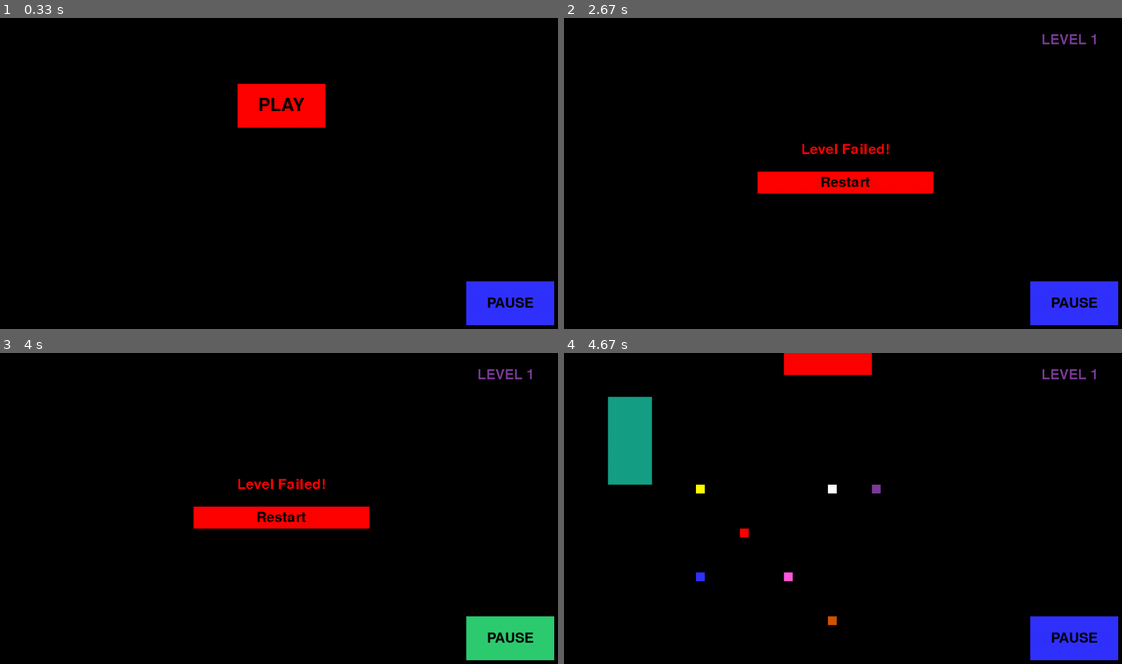
Above: before the commit, frames 1-4 (two rows, left to right).
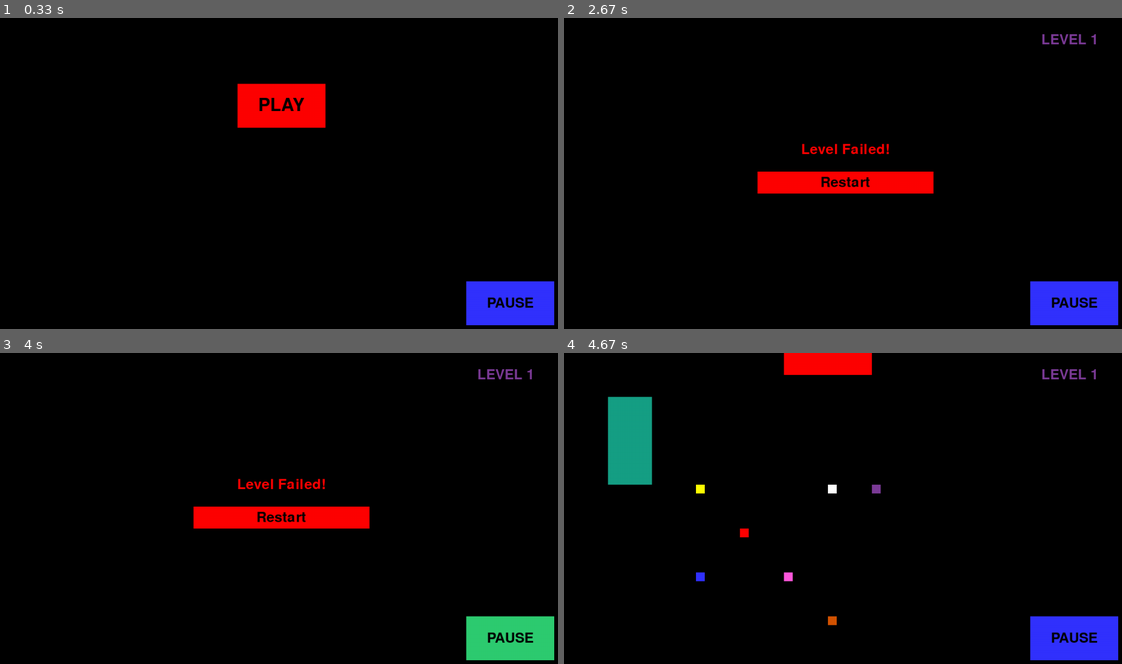
Above: after the commit, the same moments.

Repository: KUP9752/Kagan-Project
Game: pygame game, started from Project.py
The game is run twice, just before and just after one commit, with the same random seed, the same clock (stepped at 60 frames per second) and the same inputs.
Inputs (mouse positions are in pixels of both pictures, inside the frame that each line leads up to):
- Up to frame 1 (0.33 s): no input
- Up to frame 2 (2.67 s): click "PLAY" at 0.38 s; click "3" at 0.72 s; click "PAUSE" at 1.05 s; click "LEVELS" at 1.55 s; click (670, 129) at 1.88 s; hold D 2.17-2.63 s
- Up to frame 3 (4 s): click (485, 623) at 2.72 s; click (133, 393) at 3.05 s; click (496, 629) at 3.72 s
- Up to frame 4 (4.67 s): click (988, 561) at 4.05 s; click "Restart" at 4.38 s

Frame 1 is identical in both runs. In frame 2, 0.1% of the frame differs, in the area x 42-95%, y 5-44%; in frame 3, 0.1%; in frame 4, less than 0.1%.

Commit message:
glboal variables in text boxes can be removed

Diff:
--- a/Project.py
+++ b/Project.py
@@ -454,6 +454,8 @@
     key_group.empty()
     exit_group.empty()
 
+
+
 def map_creator(layout):
     for y in range(len(layout)):
         for x in range(len(layout[y])):
@@ -495,114 +497,12 @@
                 create_enemyobstacle(x*10,y*10,int(layout[y][x+1]))
 
 
-###----------------------- Sprite Creation -----------------------------###
-def create_player(x,y):
-    global player
-    player_group.empty()    # -- there can only be 1 player at one time!
-    player = Player(BLUE,x,y)
-    player_group.add(player)
-    all_sprites_group.add(player)
-
-def create_obstacle(x,y,w,h):
-    global obstacle
-    obstacle = Obstacle(x,y,w,h)
-    obstacle_group.add(obstacle)
-    all_sprites_group.add(obstacle)
-
-def create_exit(x,y,w,h):
-    global exit_
-    exitblock = Exit(x,y,w,h)
-    exit_group.add(exitblock)
-    all_sprites_group.add(exitblock)
-
-def create_key(x,y):
-    global key
-    key = Key(x,y)
-    key_group.add(key)
-    all_sprites_group.add(key)
-
-def create_enemy(x,y,e_type,facing):
-    global enemy
-
-    if e_type == 1:
-        enemy = Enemy1(x,y,facing)
-    elif e_type == 2:
-        enemy = Enemy2(x,y,facing)
-    elif e_type == 3:
-        enemy = Enemy3(x,y,facing)
-
-    enemy_group.add(enemy)
-    all_sprites_group.add(enemy)
-
-def create_enemyobstacle(x,y,facing):
-    global enemy_obs
-    enemy_obs = EnemyObstacle(x,y,facing)
-    enemyobs_group.add(enemy_obs)
-    all_sprites_group.add(enemy_obs)    #----!!!!!line should be hashed so that the enemyobs are not visible to the user
-
-
-
-
-
-###--------------------------------------------Text Boxes/Text Creator Functions----------------------------------###
-def leveltext_creator(num):
-    global leveltext
-    global leveltextRect
-    leveltext = bigfont.render('LEVEL '+ str(num),False, PURPLE)
-    leveltextRect = leveltext.get_rect()
-    leveltextRect.center = (1150,50)
-
-def pause_menu_title():
-    pausetext = bigfont.render('Pause Menu',False, BLUE)
-    pausetextRect = pausetext.get_rect()
-    pausetextRect.center = (640,200)
-    return screen.blit(pausetext, pausetextRect)
-
-def level_menu_title():
-    leveltitle = bigfont.render('Level Menu',False,BLUE)
-    leveltitleRect = leveltitle.get_rect()
-    leveltitleRect.center = (640,200)
-    return screen.blit(leveltitle,leveltitleRect)
-
-def key_col_text():     #text to display when key is collected
-    global keytext
-    global keytextRect
-    keytext = font.render('Key Collected',False, YELLOW)
-    keytextRect = keytext.get_rect()
-    keytextRect.center = (1150,550)
-    return screen.blit(keytext, keytextRect)
-
-def no_key_text():      #text to display when the key is not collected but the user tries to leave thru the door
-    global nokeytext
-    global nokeytextRect
-    nokeytext = font.render('Key was not collected', False, RED)
-    nokeytextRect = nokeytext.get_rect()
-    nokeytextRect.center = (1150,550)
-    return screen.blit(nokeytext,nokeytextRect)
-
-def level_complete_text():
-    global comptext
-    global comptextRect
-    comptext = bigfont.render('Level Completed!',False,GREEN)
-    comptextRect = comptext.get_rect()
-    comptextRect.center = (640,300)
-    return screen.blit(comptext, comptextRect)
-
 def level_complete(level):
     level = int(level) - 1
     level_colour_data[level] = [GREEN, AQUA]
 
-def level_failed_text():
-    global failedtext
-    global failedtextRect
-    failedtext = bigfont.render('Level Failed!', False, RED)
-    failedtextRect = failedtext.get_rect()
-    failedtextRect.center = (640, 300)
-    return screen.blit(failedtext, failedtextRect)
-
-
-
-###------------------------------------Level Creation---------------------------------###
+
+###------------------------------------Level Creation Functions---------------------------------###
 def level_1(num):
     print('level 1 - Test Level')
     leveltext_creator(num)
@@ -679,6 +579,113 @@
 
 
 
+
+
+
+
+
+
+###----------------------- Sprite Creation -----------------------------###
+def create_player(x,y):
+    global player
+    player_group.empty()    # -- there can only be 1 player at one time!
+    player = Player(BLUE,x,y)
+    player_group.add(player)
+    all_sprites_group.add(player)
+
+def create_obstacle(x,y,w,h):
+    global obstacle
+    obstacle = Obstacle(x,y,w,h)
+    obstacle_group.add(obstacle)
+    all_sprites_group.add(obstacle)
+
+def create_exit(x,y,w,h):
+    global exit_
+    exitblock = Exit(x,y,w,h)
+    exit_group.add(exitblock)
+    all_sprites_group.add(exitblock)
+
+def create_key(x,y):
+    global key
+    key = Key(x,y)
+    key_group.add(key)
+    all_sprites_group.add(key)
+
+def create_enemy(x,y,e_type,facing):
+    global enemy
+
+    if e_type == 1:
+        enemy = Enemy1(x,y,facing)
+    elif e_type == 2:
+        enemy = Enemy2(x,y,facing)
+    elif e_type == 3:
+        enemy = Enemy3(x,y,facing)
+
+    enemy_group.add(enemy)
+    all_sprites_group.add(enemy)
+
+def create_enemyobstacle(x,y,facing):
+    global enemy_obs
+    enemy_obs = EnemyObstacle(x,y,facing)
+    enemyobs_group.add(enemy_obs)
+    all_sprites_group.add(enemy_obs)    #----!!!!!line should be hashed so that the enemyobs are not visible to the user
+
+
+
+
+
+###--------------------------------------------Text Boxes/Text Creator Functions----------------------------------###
+def leveltext_creator(num):
+    global leveltext
+    global leveltextRect
+    leveltext = bigfont.render('LEVEL '+ str(num),True, PURPLE)
+    leveltextRect = leveltext.get_rect()
+    leveltextRect.center = (1150,50)
+
+def pause_menu_title():
+    pausetext = bigfont.render('Pause Menu',True, BLUE)
+    pausetextRect = pausetext.get_rect()
+    pausetextRect.center = (640,200)
+    return screen.blit(pausetext, pausetextRect)
+
+def level_menu_title():
+    leveltitle = bigfont.render('Level Menu',True,BLUE)
+    leveltitleRect = leveltitle.get_rect()
+    leveltitleRect.center = (640,200)
+    return screen.blit(leveltitle,leveltitleRect)
+
+def key_col_text():     #text to display when key is collected
+    #global keytext
+    #global keytextRect
+    keytext = font.render('Key Collected',True, YELLOW)
+    keytextRect = keytext.get_rect()
+    keytextRect.center = (1150,550)
+    return screen.blit(keytext, keytextRect)
+
+def no_key_text():      #text to display when the key is not collected but the user tries to leave thru the door
+    global nokeytext
+    global nokeytextRect
+    nokeytext = font.render('Key was not collected', True, RED)
+    nokeytextRect = nokeytext.get_rect()
+    nokeytextRect.center = (1150,550)
+    return screen.blit(nokeytext,nokeytextRect)
+
+def level_complete_text():
+    global comptext
+    global comptextRect
+    comptext = bigfont.render('Level Completed!',True,GREEN)
+    comptextRect = comptext.get_rect()
+    comptextRect.center = (640,300)
+    return screen.blit(comptext, comptextRect)
+
+
+def level_failed_text():
+    global failedtext
+    global failedtextRect
+    failedtext = bigfont.render('Level Failed!', True, RED)
+    failedtextRect = failedtext.get_rect()
+    failedtextRect.center = (640, 300)
+    return screen.blit(failedtext, failedtextRect)
 
 
 
@@ -870,9 +877,11 @@
 
             for counter in range(0,10):
                 if play_game and level_buttons[counter].isOver(mouse_pos):
+
                     set_level_colour(counter, level_colour_data[counter][1]) #-calls procedure to change button hover colour
+
                 elif play_game:
-                    reset_level_colour(counter, level_colour_data[counter][0]) #-calls procedure that can revert the colour
+                    set_level_colour(counter, level_colour_data[counter][0]) #-calls procedure that can revert the colour
         if play_game and not(pause_menu) and not end_level and event.type == pygame.MOUSEBUTTONDOWN:  #checks if a level is clicked
             for counter in range(0,10):
                 if level_buttons[counter].isOver(mouse_pos):
--- a/project testing.py
+++ b/project testing.py
@@ -374,12 +374,21 @@
             text = self.font.render(self.text, 1, BLACK)
             screen.blit(text, (self.rect.x + (self.width/2 - text.get_width()/2), self.rect.y + (self.height/2 - text.get_height()/2)))
 
+
+
     def isOver(self, pos):
         if pos[0] > self.x and pos[0] < self.x + self.width:
             if pos[1] > self.y and pos[1] < self.y + self.height:
                 return True
 
         return False
+
+    def set
+
+    def set_level_colour(num, colour):
+    level_buttons[num].colour = colour
+def reset_level_colour(num, colour):
+    level_buttons[num].colour = colour
 
 
 class Cursor(pygame.sprite.Sprite):
@@ -419,10 +428,7 @@
 ##---------------------------------------------------------------------Functions/Procedures---------------------------------------------------------------------##
 
 
-def set_level_colour(num, colour):
-    level_buttons[num].colour = colour
-def reset_level_colour(num, colour):
-    level_buttons[num].colour = colour
+
 
 def level_selector(num):
     num = int(num)
@@ -894,7 +900,7 @@
                 if play_game and level_buttons[counter].isOver(mouse_pos):
                     set_level_colour(counter, level_colour_data[counter][1]) #-calls procedure to change button hover colour
                 elif play_game:
-                    reset_level_colour(counter, level_colour_data[counter][0]) #-calls procedure that can revert the colour
+                    set_level_colour(counter, level_colour_data[counter][0]) #-calls procedure that can revert the colour
         if play_game and not(pause_menu) and not end_level and event.type == pygame.MOUSEBUTTONDOWN:  #checks if a level is clicked
             for counter in range(0,10):
                 if level_buttons[counter].isOver(mouse_pos):
